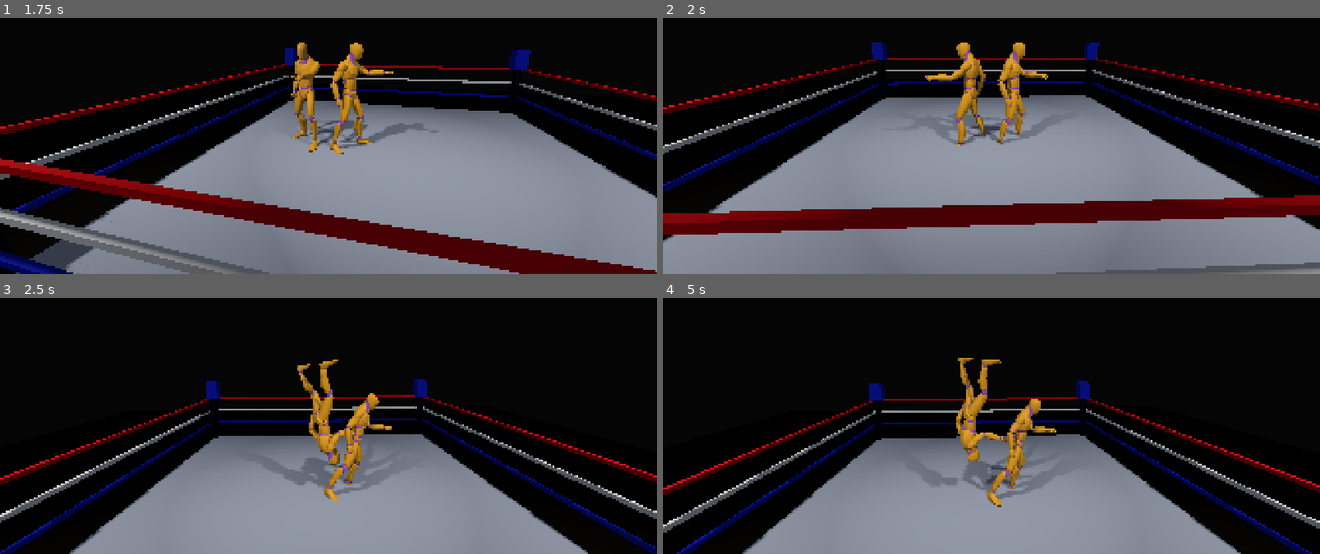
Above: before the commit, frames 1-4 (two rows, left to right).
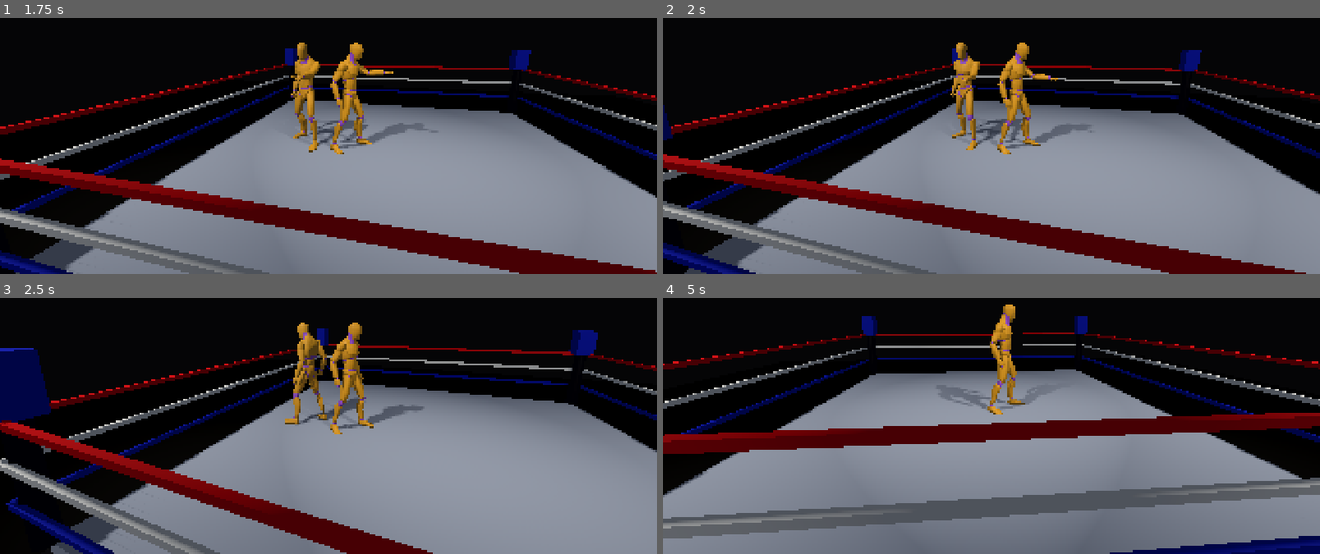
Above: after the commit, the same moments.

Repository: denhamd2/aegis
Game: Godot game, scene res://scenes/match.tscn
The game is run twice, just before and just after one commit, with the same random seed, the same clock (stepped at 60 frames per second) and the same inputs.
Inputs:
- Up to frame 1 (1.75 s): hold D (move_right) 0.53-1.28 s; tap K (grapple) at 0.6 s; tap L (reversal) at 0.8, 1.35 s; hold S (move_down) from 1.28 s (still down); tap J (strike) at 1.55 s
- Up to frame 2 (2 s): keep holding S (move_down)
- Up to frame 3 (2.5 s): release S (move_down) at 2.03 s; hold D (move_right) from 2.03 s (still down); tap J (strike) at 2.1 s; tap K (grapple) at 2.3 s
- Up to frame 4 (5 s): release D (move_right) at 2.78 s; hold W (move_up) 2.78-3.53 s; tap K (grapple) at 2.85, 4.55 s; tap L (reversal) at 3.05, 3.6 s; hold A (move_left) from 3.53 s (still down); tap J (strike) at 3.8, 4.35 s

Frame 1 is identical in both runs. In frame 2, 36% of the frame differs, in the area x 0-100%, y 9-100%; in frame 3, 43%; in frame 4, 54%, in the area x 0-100%, y 2-100%.

Commit message:
Give the AI whip and reversal decisions, and fix a rope-collider bug it exposed
WrestlerAI never initiated a whip or attempted a reversal -- confirmed
poll_input() had no GRAPPLE_HOLD case and nothing set "reversal".

Adds a whip decision (attacker only, never once already able to reach
the power tier, otherwise a seeded coin flip deterministic per
match_seed/player_index/attempt) and a reversal decision (reaction-
delay-gated, same shape as the existing kickout/tie-up mash timing) to
WrestlerAI.poll_input().

Live AI-vs-AI testing immediately caught a real bug this exposed but
didn't cause: wrestlers can settle at a noticeably drifted Y position
after certain paired-move hit-reactions, and the rope colliders added
for the base whip feature were only sized to match the visual rope
height, so a wrestler whipped from a drifted position flew underneath
them forever, hanging the match on 4 of 5 seeds. Fixed by sizing the
collider generously rather than chasing the exact drift range.

Verified: 49/49 unit tests, a live AI-vs-AI probe across 5 seeds
showing both whip and normal-escalation outcomes occurring along with
landed reversals, and a traced-through (not shrugged-off) behavior
change in the default match config where the AI now sometimes whips
the passive opponent -- confirmed as intended, not a regression.

Co-Authored-By: Claude Sonnet 5 <noreply@anthropic.com>
Claude-Session: https://claude.ai/code/session_014FrePquMKRRVTcBmQuSTE6

Diff:
--- a/game/core/ai/wrestler_ai.gd
+++ b/game/core/ai/wrestler_ai.gd
@@ -22,11 +22,41 @@
 @export var tie_up_reaction_ticks: int = 10
 @export var tie_up_press_interval_ticks: int = 8
 
+## Whip decision (attacker, resolving a grapple): chance of whipping instead
+## of taking the normal grapple/power/signature/finisher escalation, rolled
+## only when below CombatSystem.POWER_THRESHOLD (see _should_whip()) --
+## first-pass value, no reference data exists (gauntlet/refs/timings.md
+## marks ring-crossing/whip timing "pending"), same caveat as every other
+## tuning constant in this project.
+@export var whip_chance: float = 0.3
+## Reversal reaction delay: ticks the opponent's reversal window must have
+## already been open before this AI presses "reversal" -- same shape as
+## kickout_reaction_ticks/tie_up_reaction_ticks (a stand-in for human
+## reaction time), sized small since the windows this actually has to catch
+## are narrow (strike_jab.tres: 4 ticks: 6-9; running_attack_clothesline.tres:
+## 6 ticks: 7-12) -- a real but imperfect response, not a guaranteed one.
+@export var reversal_reaction_ticks: int = 2
+
 var _cooldown: int = 0
 var _pin_defender_tick: int = 0
 var _last_kickout_press_tick: int = -1000
 var _tie_up_tick: int = 0
 var _last_tie_up_press_tick: int = -1000
+## Number of times this AI has been the grapple attacker this match --
+## gives each grapple's whip roll (see _should_whip()) its own seed rather
+## than repeating the same roll every time.
+var _grapple_attempts: int = 0
+## Ticks the opponent's active move has continuously been inside its own
+## reversal window -- reset the instant it isn't (opponent left
+## STRIKE/RUNNING_ATTACK, or the window closed). See _maybe_press_reversal().
+var _reversal_window_ticks: int = 0
+## Set by setup_jitter() -- stored so _should_whip() can derive its own
+## seed the same deterministic way (match_seed, player_index, ...) without
+## re-plumbing match_seed through poll_input() on every call. Defaults to 0
+## for direct WrestlerAI.new() construction (unit tests), same as every
+## other setup_jitter()-only field.
+var _match_seed: int = 0
+var _player_index: int = 0
 
 ## Max ticks setup_jitter() may shift tie_up_reaction_ticks/
 ## tie_up_press_interval_ticks by, either direction.
@@ -46,6 +76,8 @@
 ## by direct WrestlerAI.new() construction (e.g. in unit tests), which is
 ## intentional — tests get the un-jittered baseline tunables.
 func setup_jitter(match_seed: int, player_index: int) -> void:
+	_match_seed = match_seed
+	_player_index = player_index
 	var rng := RandomNumberGenerator.new()
 	rng.seed = match_seed * 4096 + player_index
 	tie_up_reaction_ticks = max(1, tie_up_reaction_ticks + rng.randi_range(-TIE_UP_JITTER_TICKS, TIE_UP_JITTER_TICKS))
@@ -76,6 +108,17 @@
 		return {"grapple": _should_press_tie_up(_tie_up_tick)}
 	_tie_up_tick = 0
 	_last_tie_up_press_tick = -1000
+	if controller.fsm.current_state == WrestlerFSM.State.GRAPPLE_HOLD:
+		# Only the attacker acts here (mirrors WrestlerController._process_
+		# grapple_hold()'s own early return for the non-attacker side) --
+		# the defender has nothing to press mid-grapple; MOVE_EXEC's own
+		# reversal window is structurally unreachable (see match_referee.gd's
+		# _check_for_reversal() doc comment), so there's no decision to make
+		# here for the defender either.
+		if controller._is_grapple_attacker:
+			_grapple_attempts += 1
+			return {"run": _should_whip()}
+		return {}
 	if not controller.fsm.is_in([WrestlerFSM.State.IDLE, WrestlerFSM.State.LOCOMOTION, WrestlerFSM.State.RUN]):
 		return {}
 
@@ -89,6 +132,7 @@
 		"grapple": false,
 		"run": false,
 	}
+	_maybe_press_reversal(input)
 
 	# Opponent is down: walk in for the cover instead of continuing to
 	# strike/grapple decisions below. MatchReferee triggers the pin once
@@ -143,3 +187,39 @@
 		return false
 	_last_tie_up_press_tick = tick
 	return true
+
+## Whether to whip instead of taking the normal grapple/power/signature/
+## finisher escalation this GRAPPLE_HOLD tick. Never whips once already
+## able to reach the power tier or above (WrestlerController._process_
+## grapple_hold() would otherwise spend that momentum on a whip that deals
+## no direct damage, instead of the stronger escalating move) -- below that,
+## a seeded coin flip, deterministic per (match_seed, player_index,
+## _grapple_attempts) so each grapple attempt in the match gets its own
+## reproducible-but-varying roll (same shape as MatchReferee.
+## _break_tie_up_tie()'s match_seed * 4096 + tick seeding, keyed off an
+## attempt counter instead since a whip decision is one-shot per grapple,
+## not per-tick).
+func _should_whip() -> bool:
+	if controller.combat.can_power():
+		return false
+	var rng := RandomNumberGenerator.new()
+	rng.seed = _match_seed * 4096 + _player_index * 97 + _grapple_attempts
+	return rng.randf() < whip_chance
+
+## Whether to press "reversal" this tick -- true only once the opponent's
+## STRIKE/RUNNING_ATTACK has already been inside its own reversal window for
+## more than reversal_reaction_ticks, a stand-in for human reaction time
+## (same shape as _should_press_kickout()'s reaction delay). Resets the
+## instant the opponent leaves those states or the window closes, so a
+## fresh move needs its own fresh reaction delay -- this can't just hold
+## the button down and get every window for free.
+func _maybe_press_reversal(input: Dictionary) -> void:
+	if not target._active_move or not target.fsm.is_in([WrestlerFSM.State.STRIKE, WrestlerFSM.State.RUNNING_ATTACK]):
+		_reversal_window_ticks = 0
+		return
+	var frame_offset := target._active_move.total_frames() - target._move_ticks_remaining
+	if not target._active_move.is_in_reversal_window(frame_offset):
+		_reversal_window_ticks = 0
+		return
+	_reversal_window_ticks += 1
+	input["reversal"] = _reversal_window_ticks > reversal_reaction_ticks
--- a/game/scenes/ring.tscn
+++ b/game/scenes/ring.tscn
@@ -14,7 +14,7 @@
 size = Vector3(6.2, 0.05, 0.05)
 
 [sub_resource type="BoxShape3D" id="BoxShape3D_rope"]
-size = Vector3(6.2, 1.2, 0.3)
+size = Vector3(6.2, 8.0, 0.3)
 
 [sub_resource type="StandardMaterial3D" id="StandardMaterial3D_rope_top"]
 albedo_color = Color(0.85, 0.1, 0.12, 1)
--- /dev/null
+++ b/game/tests/test_wrestler_ai_reversal.gd
@@ -0,0 +1,66 @@
+extends GdUnitTestSuite
+## WrestlerAI._maybe_press_reversal(): reaction-delay-gated reversal
+## attempts, same shape as the kickout/tie-up mash reaction delays. Only
+## presses once the opponent's STRIKE/RUNNING_ATTACK has already been
+## inside its own reversal window for more than reversal_reaction_ticks.
+
+func _make_ai() -> WrestlerAI:
+	var ai: WrestlerAI = auto_free(WrestlerAI.new())
+	ai.controller = auto_free(WrestlerController.new())
+	ai.target = auto_free(WrestlerController.new())
+	ai.target.fsm = auto_free(WrestlerFSM.new())
+	return ai
+
+func _make_move() -> MoveDef:
+	var move := MoveDef.new()
+	move.startup_frames = 14
+	move.active_frames = 5
+	move.recovery_frames = 16
+	move.reversal_window_start = 7
+	move.reversal_window_end = 12
+	return move
+
+func _set_frame_offset(ai: WrestlerAI, move: MoveDef, frame_offset: int) -> void:
+	ai.target.fsm.current_state = WrestlerFSM.State.RUNNING_ATTACK
+	ai.target._active_move = move
+	ai.target._move_ticks_remaining = move.total_frames() - frame_offset
+
+func test_does_not_press_before_reaction_delay_elapses() -> void:
+	var ai := _make_ai()
+	var move := _make_move()
+	_set_frame_offset(ai, move, 7) # window opens
+	for i in ai.reversal_reaction_ticks:
+		var input := {}
+		ai._maybe_press_reversal(input)
+		assert_bool(input.get("reversal", false)).is_false()
+
+func test_presses_once_reaction_delay_elapses_inside_window() -> void:
+	var ai := _make_ai()
+	var move := _make_move()
+	_set_frame_offset(ai, move, 7)
+	for i in ai.reversal_reaction_ticks:
+		ai._maybe_press_reversal({})
+	var input := {}
+	ai._maybe_press_reversal(input)
+	assert_bool(input["reversal"]).is_true()
+
+func test_resets_when_opponent_leaves_the_move_state() -> void:
+	var ai := _make_ai()
+	var move := _make_move()
+	_set_frame_offset(ai, move, 7)
+	for i in ai.reversal_reaction_ticks + 1:
+		ai._maybe_press_reversal({})
+	ai.target.fsm.current_state = WrestlerFSM.State.IDLE
+	var input := {}
+	ai._maybe_press_reversal(input)
+	assert_bool(input.get("reversal", false)).is_false()
+	assert_int(ai._reversal_window_ticks).is_equal(0)
+
+func test_never_presses_outside_the_window() -> void:
+	var ai := _make_ai()
+	var move := _make_move()
+	_set_frame_offset(ai, move, 2) # before the window
+	for i in 10:
+		var input := {}
+		ai._maybe_press_reversal(input)
+		assert_bool(input.get("reversal", false)).is_false()
--- /dev/null
+++ b/game/tests/test_wrestler_ai_whip.gd
@@ -0,0 +1,38 @@
+extends GdUnitTestSuite
+## WrestlerAI._should_whip(): the AI's decision to whip instead of taking
+## the normal grapple/power/signature/finisher escalation. Never rolls once
+## already able to reach the power tier (see combat_system.gd's
+## POWER_THRESHOLD); below that, a seeded coin flip deterministic per
+## (match_seed, player_index, _grapple_attempts).
+
+func _make_ai(momentum: float, match_seed: int, player_index: int, attempts: int) -> WrestlerAI:
+	var ai: WrestlerAI = auto_free(WrestlerAI.new())
+	ai.controller = auto_free(WrestlerController.new())
+	ai.controller.combat = CombatSystem.new()
+	ai.controller.combat.momentum = momentum
+	ai._match_seed = match_seed
+	ai._player_index = player_index
+	ai._grapple_attempts = attempts
+	return ai
+
+func test_never_whips_at_or_above_power_threshold() -> void:
+	for match_seed in range(1, 20):
+		var ai := _make_ai(CombatSystem.POWER_THRESHOLD, match_seed, 0, 1)
+		assert_bool(ai._should_whip()).is_false()
+
+func test_same_seed_player_and_attempt_is_deterministic() -> void:
+	var a := _make_ai(0.0, 7, 0, 3)
+	var b := _make_ai(0.0, 7, 0, 3)
+	assert_bool(a._should_whip()).is_equal(b._should_whip())
+
+func test_both_outcomes_occur_across_attempts() -> void:
+	var any_true := false
+	var any_false := false
+	for attempt in range(1, 60):
+		var ai := _make_ai(0.0, 1, 0, attempt)
+		if ai._should_whip():
+			any_true = true
+		else:
+			any_false = true
+	assert_bool(any_true).is_true()
+	assert_bool(any_false).is_true()
Not shown, added: game/tests/test_wrestler_ai_reversal.gd.uid
Not shown, added: game/tests/test_wrestler_ai_whip.gd.uid
Not shown, changed: README.md
